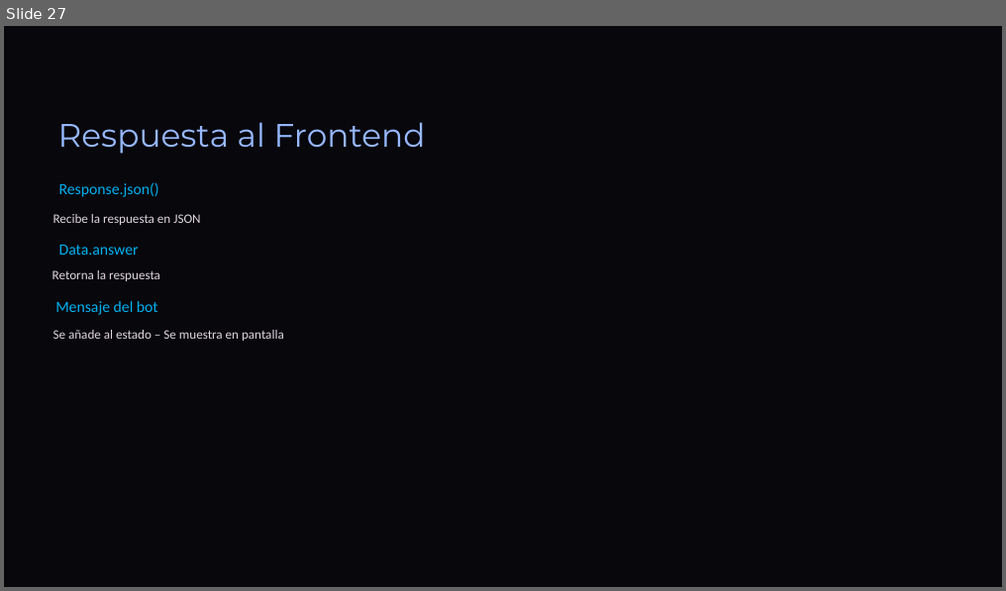
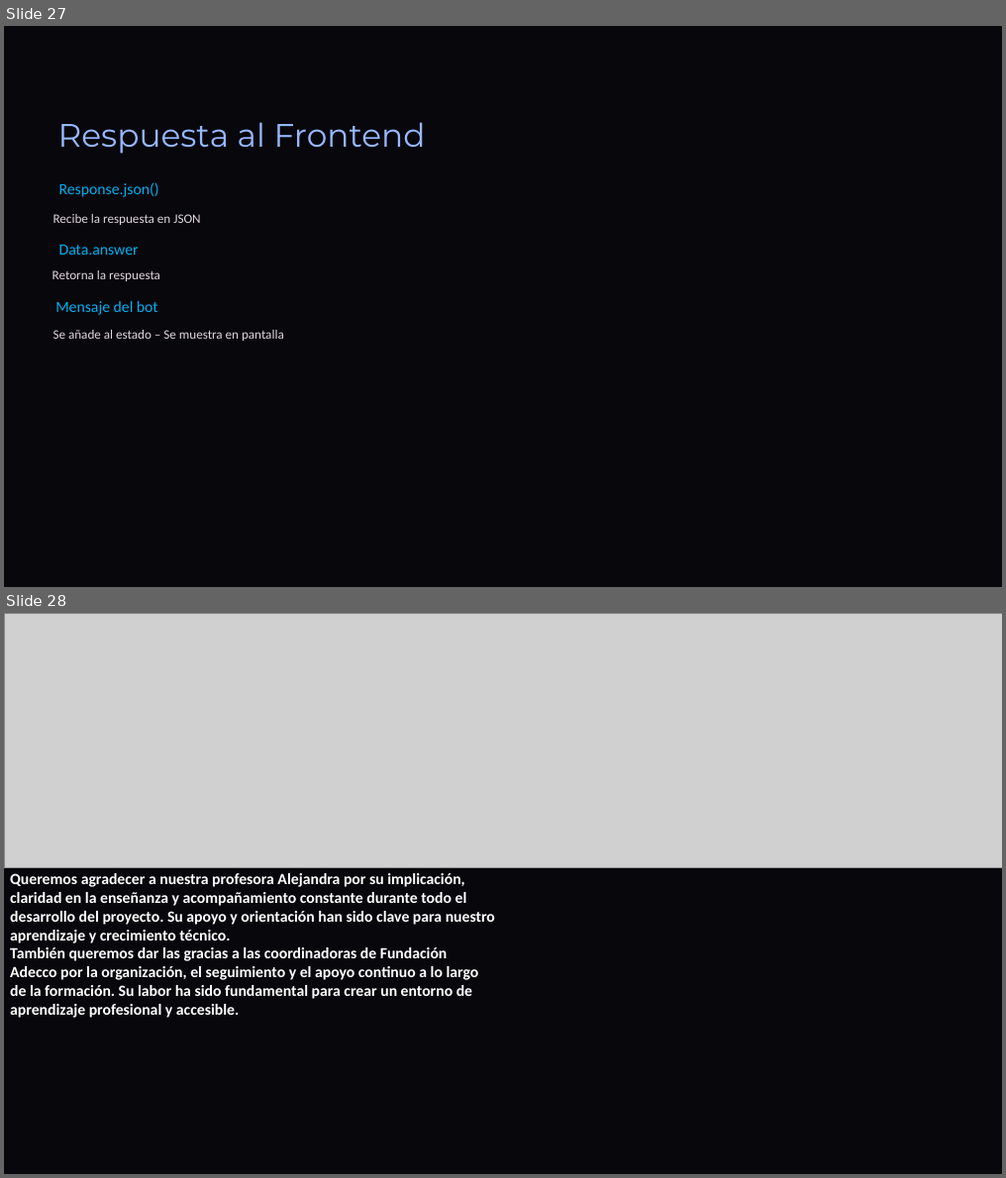
Before and after one commit to DavidCorredorMiguel/proyectogrupo2, a slide deck: Tech-and-Learn-Innovacion-y-Aprendizaje-en-E-commerce (1).pptx. Shown one above the other, each under a label of ours: slide 27 before the commit, slides 27 and 28 after it. The pictures are 1006x591 and 1006x1178 pixels, drawn with LibreOffice and Linux fonts; fonts in the diff are those of the drawing; grey boxes stand for pictures; background and template pictures are left out. Boxes give left, top, right and bottom in pixels: in the first picture for what was removed or moved away, otherwise in the second. Text is boxed around its words. In the diff, an @@ line names an element or a change of style, - is before the commit and + after.

```diff
--- a/Tech-and-Learn-Innovacion-y-Aprendizaje-en-E-commerce (1).pptx
+++ b/Tech-and-Learn-Innovacion-y-Aprendizaje-en-E-commerce (1).pptx
@@ slide 28 added at box(4, 613, 1002, 1174), background picture (left out); not listed: 1 template element that a slide beside it also shows @@
@@ picture added at box(4, 613, 1002, 868) @@
@@ text added at box(10, 873, 495, 1018), 18 pt, text #FFFFFF, bold @@
+Queremos agradecer a nuestra profesora Alejandra por su implicación, claridad en la enseñanza y acompañamiento constante durante todo el desarrollo del proyecto. Su apoyo y orientación han sido clave para nuestro aprendizaje y crecimiento técnico.
+También queremos dar las gracias a las coordinadoras de Fundación Adecco por la organización, el seguimiento y el apoyo continuo a lo largo de la formación. Su labor ha sido fundamental para crear un entorno de aprendizaje profesional y accesible.
```
Also in this commit, not shown: 2 slides changed.
